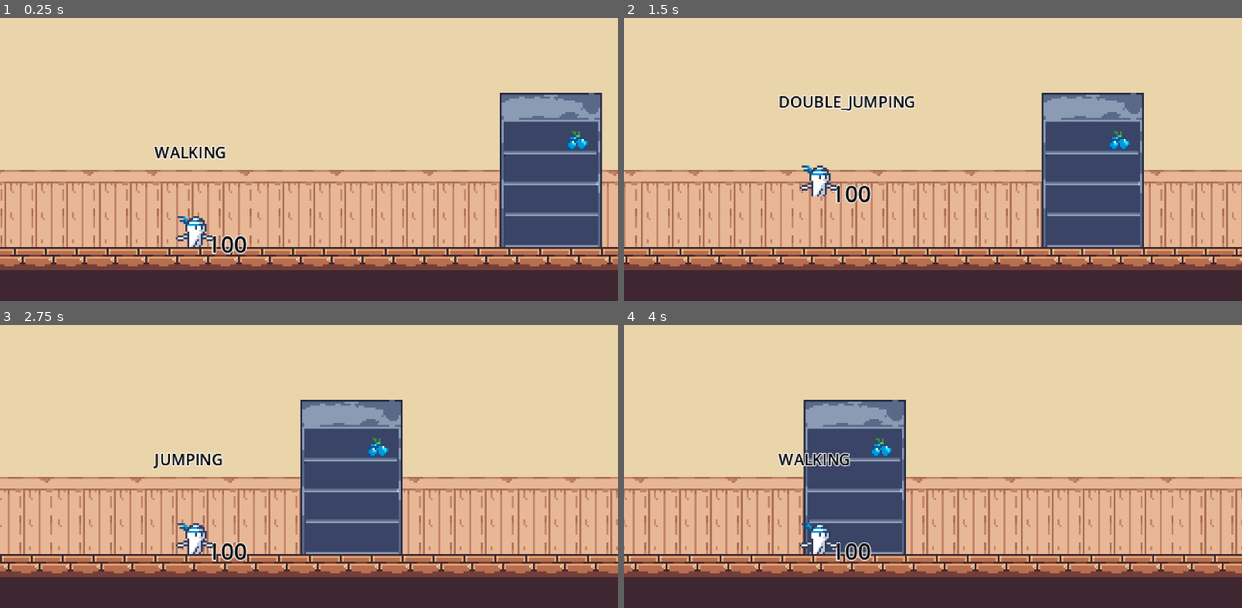
Above: before the commit, frames 1-4 (two rows, left to right).
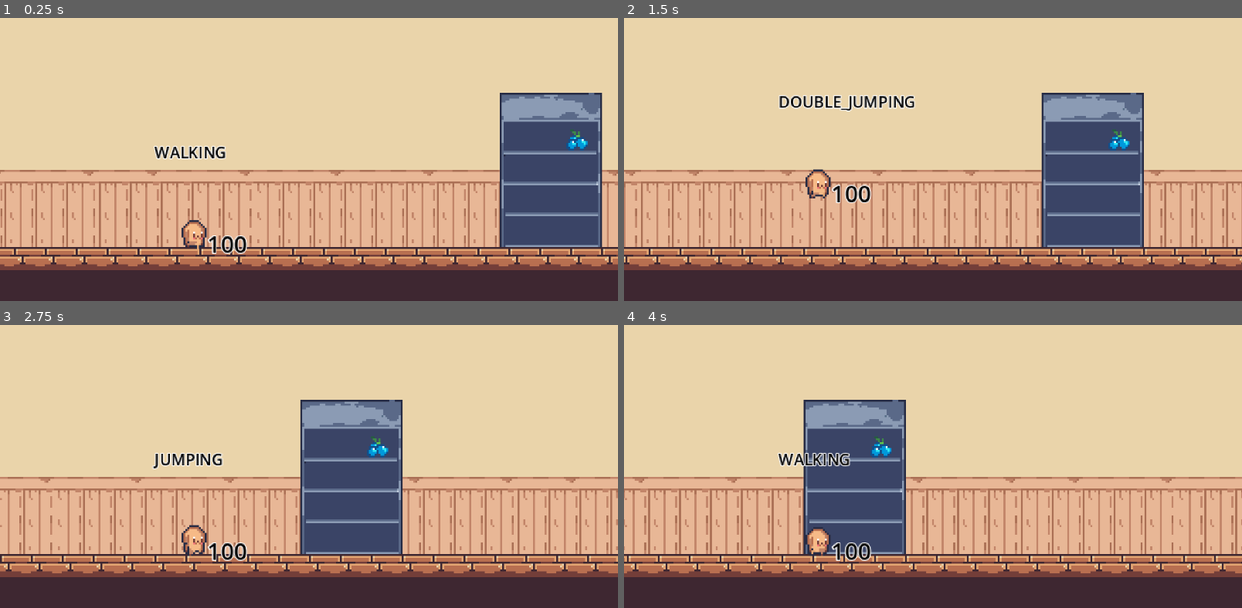
Above: after the commit, the same moments.

Repository: themoeboy/project-memory
Game: Godot game, scene res://src/general/level.tscn
The game is run twice, just before and just after one commit, with the same random seed, the same clock (stepped at 60 frames per second) and the same inputs.
Inputs (mouse positions are in pixels of both pictures, inside the frame that each line leads up to):
- Up to frame 1 (0.25 s): no input
- Up to frame 2 (1.5 s): move the mouse to (1068, 111) at 0.52 s; hold D (move_right) from 0.53 s (still down); right-click (1068, 111) at 0.6 s; tap Space (jump) at 0.77, 0.8, 1.07, 1.35 s; move the mouse to (809, 145) at 1.27 s
- Up to frame 3 (2.75 s): tap Space (jump) at 1.52, 1.82, 2.3 s; right-click (185, 452) at 1.55 s; move the mouse to (370, 358) at 2.02 s; release D (move_right) at 2.03 s; hold A (move_left) from 2.03 s (still down); tap Shift (dash) at 2.1 s
- Up to frame 4 (4 s): move the mouse to (902, 503) at 2.77 s; release A (move_left) at 2.78 s; hold D (move_right) from 2.78 s (still down); click (902, 503) at 2.85 s; tap Space (jump) at 3.02, 3.32, 3.77, 3.8 s; right-click (902, 503) at 3.05 s; move the mouse to (1118, 486) at 3.52 s; right-click (1118, 486) at 3.6 s

The runs differ from the first frame. In frame 1, 0.4% of the frame differs, in the area x 28-35%, y 70-82%; in frame 2, 0.4%, in the area x 28-35%, y 52-64%; in frame 3, 0.4%; in frame 4, 0.4%.

Commit message:
walking animation placehlder

Diff:
--- a/src/player/player.gd
+++ b/src/player/player.gd
@@ -48,6 +48,7 @@
 func _ready():
 	health_component.health_changed.connect(_on_health_changed)
 	health_component.now_dead.connect(_on_death)
+	go_to_state(ENUMS.player_state.WALKING)
 
 func _physics_process(delta):
 	view_items()
@@ -105,7 +106,7 @@
 	match state:
 		ENUMS.player_state.RUNNING:
 			current_state = ENUMS.player_state.RUNNING
-			animation.play("run")
+			animation.play("walk")
 		ENUMS.player_state.WALKING:
 			current_state = ENUMS.player_state.WALKING
 			animation.play("walk")
--- a/src/player/player.tscn
+++ b/src/player/player.tscn
@@ -3,11 +3,10 @@
 [ext_resource type="Script" uid="uid://beguc8jpyxdxe" path="res://src/player/player.gd" id="1_s5dbj"]
 [ext_resource type="Shader" uid="uid://bmpheaqyydsok" path="res://src/shaders/smooth_pixel.gdshader" id="2_o822w"]
 [ext_resource type="Script" uid="uid://cd8dp7mscgy0y" path="res://src/helpers/attack.gd" id="3_mf2ua"]
-[ext_resource type="Texture2D" uid="uid://bkmbbdhketc0y" path="res://assets/draft/player-animation-sheet.png" id="3_o822w"]
+[ext_resource type="Texture2D" uid="uid://1sgawi2r6857" path="res://assets/player/dog-Sheet.png" id="3_x42xx"]
 [ext_resource type="PackedScene" uid="uid://dne4rabaer156" path="res://src/helpers/health.tscn" id="4_244u8"]
 [ext_resource type="Script" uid="uid://b8l7epw8fyidg" path="res://src/player/hitbox.gd" id="5_5f2sf"]
 [ext_resource type="Script" uid="uid://buk6lsoqwwf6r" path="res://src/player/test.gd" id="6_jiejy"]
-[ext_resource type="Texture2D" uid="uid://dy8y7g7riyrss" path="res://assets/player/player.png" id="8_x42xx"]
 
 [sub_resource type="Animation" id="Animation_x42xx"]
 length = 0.001
@@ -26,7 +25,7 @@
 
 [sub_resource type="Animation" id="Animation_o822w"]
 resource_name = "idle"
-length = 0.75
+length = 1.75
 loop_mode = 1
 tracks/0/type = "value"
 tracks/0/imported = false
@@ -35,16 +34,34 @@
 tracks/0/interp = 1
 tracks/0/loop_wrap = true
 tracks/0/keys = {
-"times": PackedFloat32Array(0, 0.25, 0.5),
-"transitions": PackedFloat32Array(1, 1, 1),
+"times": PackedFloat32Array(0, 0.466667, 0.9, 1.33333),
+"transitions": PackedFloat32Array(1, 1, 1, 1),
 "update": 1,
-"values": [0, 2, 1]
+"values": [0, 1, 2, 3]
+}
+
+[sub_resource type="Animation" id="Animation_l271a"]
+resource_name = "walk"
+length = 1.5
+loop_mode = 1
+tracks/0/type = "value"
+tracks/0/imported = false
+tracks/0/enabled = true
+tracks/0/path = NodePath("sprite:frame")
+tracks/0/interp = 1
+tracks/0/loop_wrap = true
+tracks/0/keys = {
+"times": PackedFloat32Array(0, 0.166667, 0.366667, 0.566667, 0.766667, 0.966667, 1.16667, 1.36667),
+"transitions": PackedFloat32Array(1, 1, 1, 1, 1, 1, 1, 1),
+"update": 1,
+"values": [4, 5, 6, 7, 8, 9, 10, 11]
 }
 
 [sub_resource type="AnimationLibrary" id="AnimationLibrary_x42xx"]
 _data = {
 &"RESET": SubResource("Animation_x42xx"),
-&"idle": SubResource("Animation_o822w")
+&"idle": SubResource("Animation_o822w"),
+&"walk": SubResource("Animation_l271a")
 }
 
 [sub_resource type="RectangleShape2D" id="RectangleShape2D_eewmr"]
@@ -86,12 +103,12 @@
 shape = SubResource("RectangleShape2D_eewmr")
 
 [node name="sprite" type="Sprite2D" parent="."]
-visible = false
 texture_filter = 2
 material = SubResource("ShaderMaterial_x42xx")
-position = Vector2(0, -7)
-texture = ExtResource("3_o822w")
-hframes = 3
+position = Vector2(-17, -22)
+texture = ExtResource("3_x42xx")
+centered = false
+hframes = 12
 
 [node name="camera" type="Camera2D" parent="."]
 offset = Vector2(60, -30)
@@ -139,10 +156,6 @@
 position = Vector2(1, 0)
 shape = SubResource("CircleShape2D_o822w")
 
-[node name="tempsprite" type="Sprite2D" parent="."]
-position = Vector2(0, -7)
-texture = ExtResource("8_x42xx")
-
 [connection signal="area_entered" from="dash_attack" to="dash_attack" method="_on_area_entered"]
 [connection signal="area_entered" from="hurtbox" to="hurtbox" method="_on_area_entered"]
 [connection signal="area_entered" from="gather_area" to="." method="_on_gather_area_area_entered"]
--- a/src/ui/warning.gd
+++ b/src/ui/warning.gd
@@ -17,7 +17,6 @@
 func update_warning_icon():
 	var screen_size := get_viewport_rect().size
 	position = Vector2(screen_size.x - 16, spawn_position.y)
-	print(global_position)
 
 func _on_warning_timer_timeout() -> void:
 	queue_free()
Binary file added: assets/player/dog-Sheet.aseprite
Binary file added: assets/player/dog-Sheet.png
Not shown, added: assets/player/dog-Sheet.png.import
Binary file added: assets/player/dog.aseprite
Binary file changed: assets/player/player.aseprite
